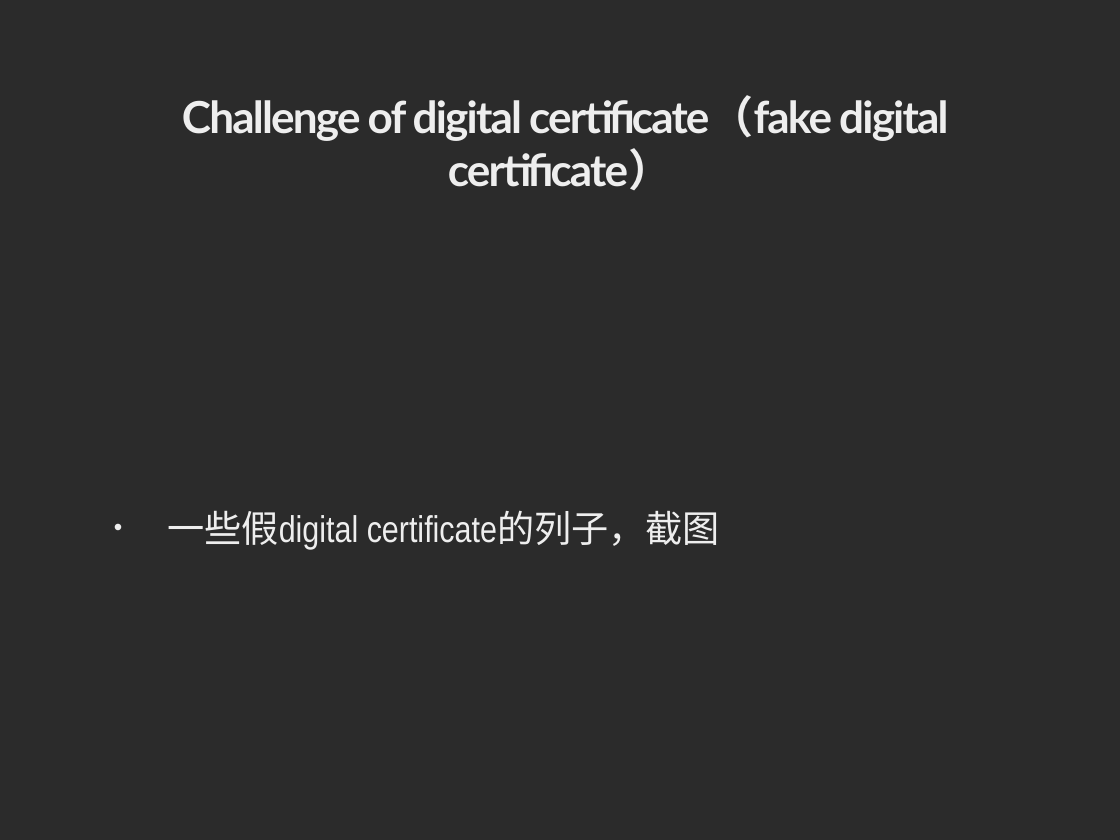
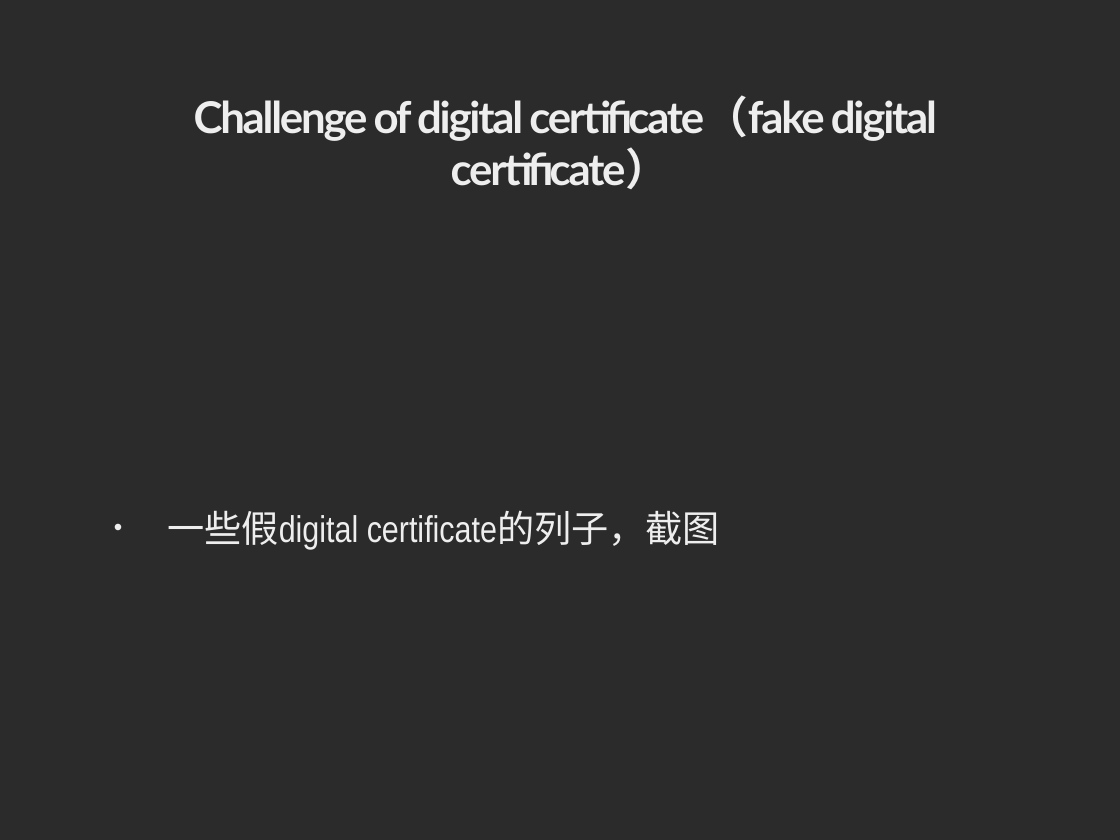
Before and after one commit to RebeccaLiu0/computer-security, a slide deck: slide 12 of digital certificate_new.pptx (slide 11 before the commit). Drawn at 1120x840 pixels with LibreOffice and Linux fonts; fonts in the diff are those of the drawing; background and template pictures are left out; a plain dark background stands for a picture behind light text. Boxes give left, top, right and bottom in pixels: in the first picture for what was removed or moved away, otherwise in the second. Text is boxed around its words. In the diff, an @@ line names an element or a change of style, - is before the commit and + after.

Commit message:
add

```diff
--- a/digital certificate_new.pptx
+++ b/digital certificate_new.pptx
@@ title "Challenge of digital certificate（fake digital ..." at bbox=[194, 95, 937, 189]: size 40.3 to 40 pt, letter spacing -1.7 to -2 pt @@
```
Also in this commit, not shown: 5 other slides changed, 2 slides added, 1 slide removed.
